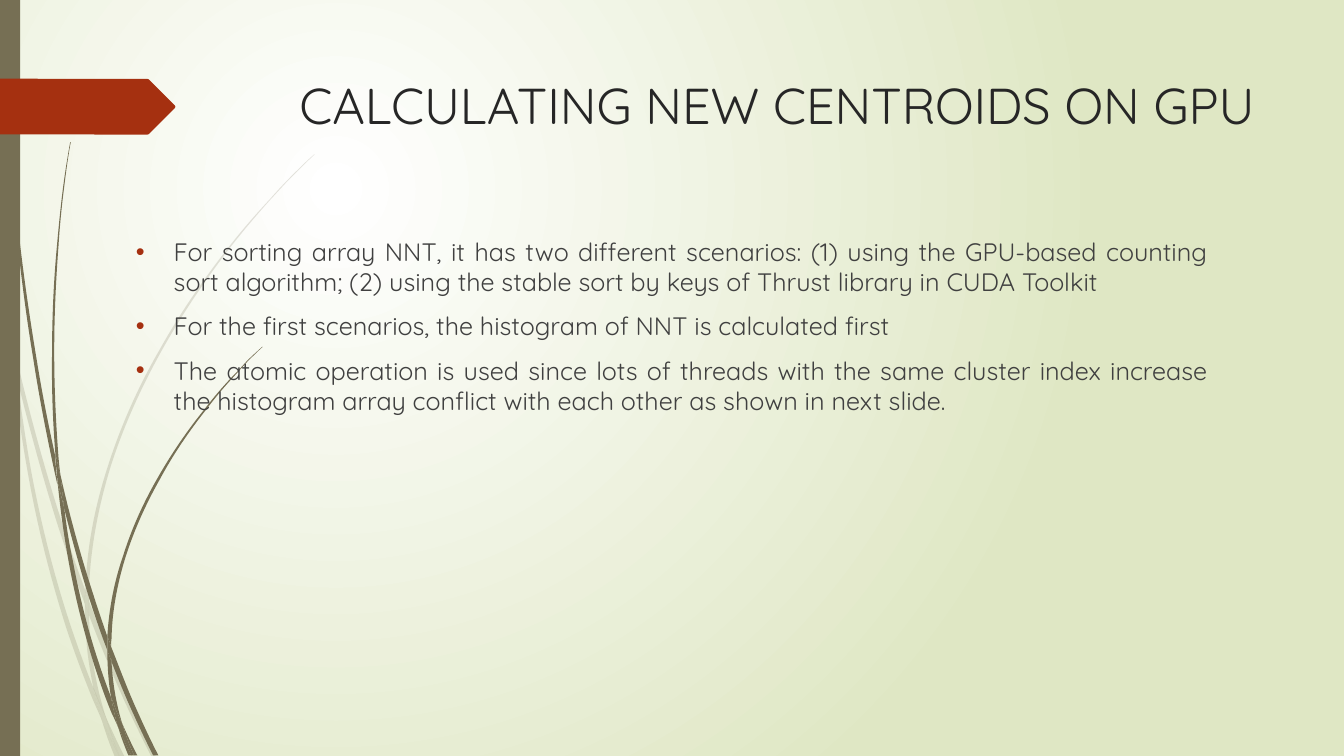
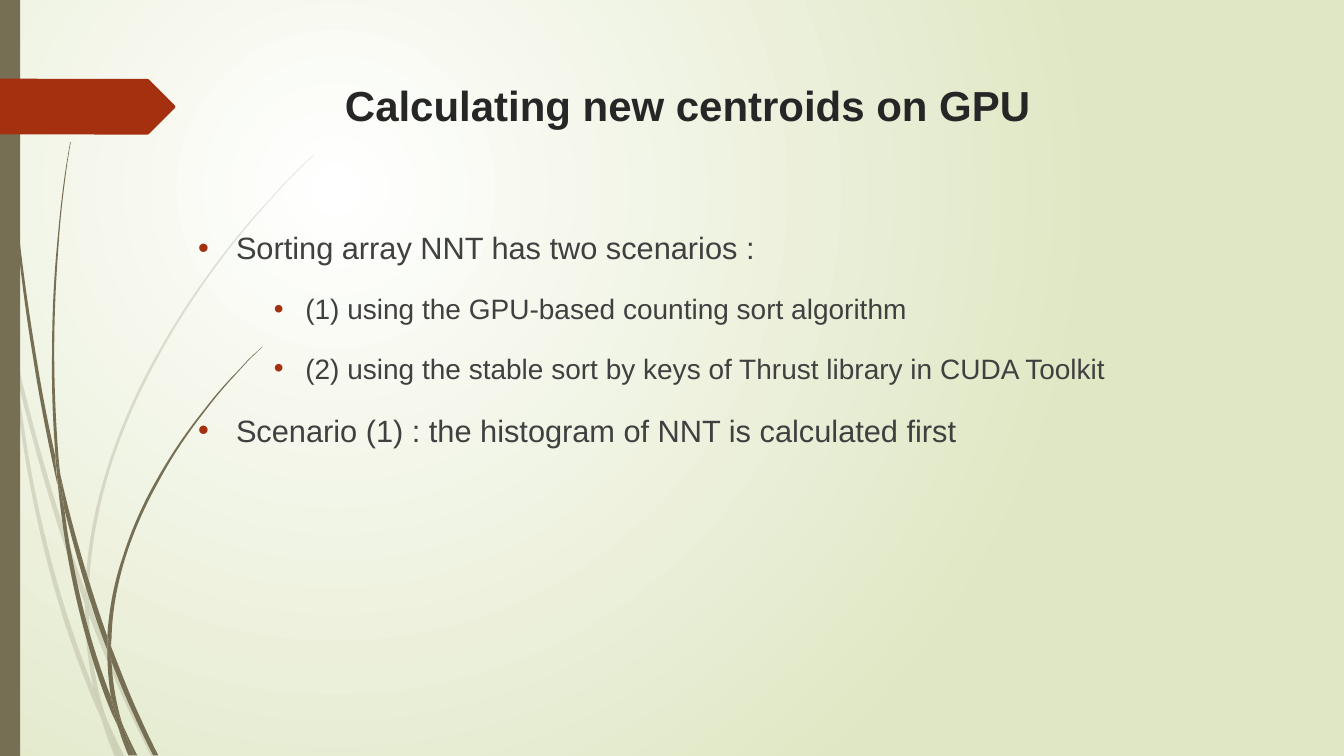
Before and after one commit to trungvdhp/master-ntou, a slide deck: slide 18 of ImageProcessing/Speeding up GFKM.pptx (slide 19 before the commit). Drawn at 1344x756 pixels with LibreOffice and Linux fonts; fonts in the diff are those of the drawing. Boxes give left, top, right and bottom in pixels: in the first picture for what was removed or moved away, otherwise in the second. Text is boxed around its words. In the diff, an @@ line names an element or a change of style, - is before the commit and + after.

```diff
--- a/ImageProcessing/Speeding up GFKM.pptx
+++ b/ImageProcessing/Speeding up GFKM.pptx
@@ title at <box>345,90,1030,129</box>: text changed; size 36 to 30 pt; font Quicksand to Arial; bold on @@
-CALCULATING NEW CENTROIDS ON GPU
+Calculating new centroids on GPU
@@ text at <box>236,236,1104,448</box>: text changed; size 18 to 20 pt; font Quicksand to Arial @@
-• For sorting array NNT, it has two different scenarios: (1) using the GPU-based counting sort algorithm; (2) using the stable sort by keys of Thrust library in CUDA Toolkit
-• For the first scenarios, the histogram of NNT is calculated first
-• The atomic operation is used since lots of threads with the same cluster index increase the histogram array conflict with each other as shown in next slide.
+• Sorting array NNT has two scenarios :
+  • (1) using the GPU-based counting sort algorithm
+  • (2) using the stable sort by keys of Thrust library in CUDA Toolkit
+• Scenario (1) : the histogram of NNT is calculated first
```
Also in this commit, not shown: 22 other slides changed, 4 slides added, 4 slides removed, 1 other file.
